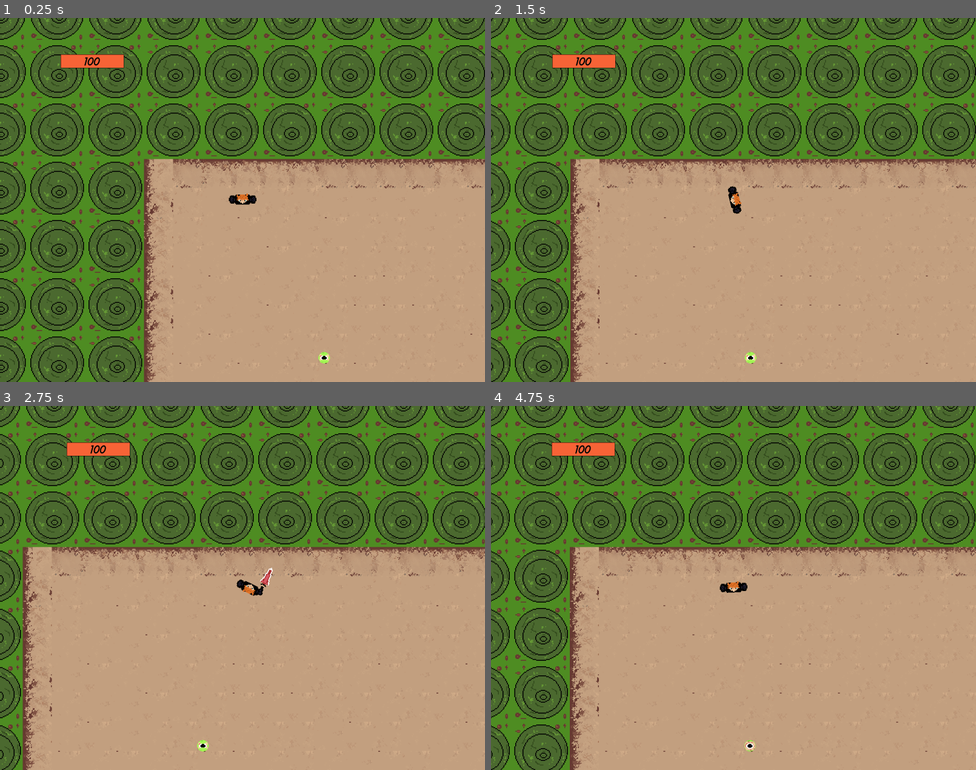
Above: before the commit, frames 1-4 (two rows, left to right).
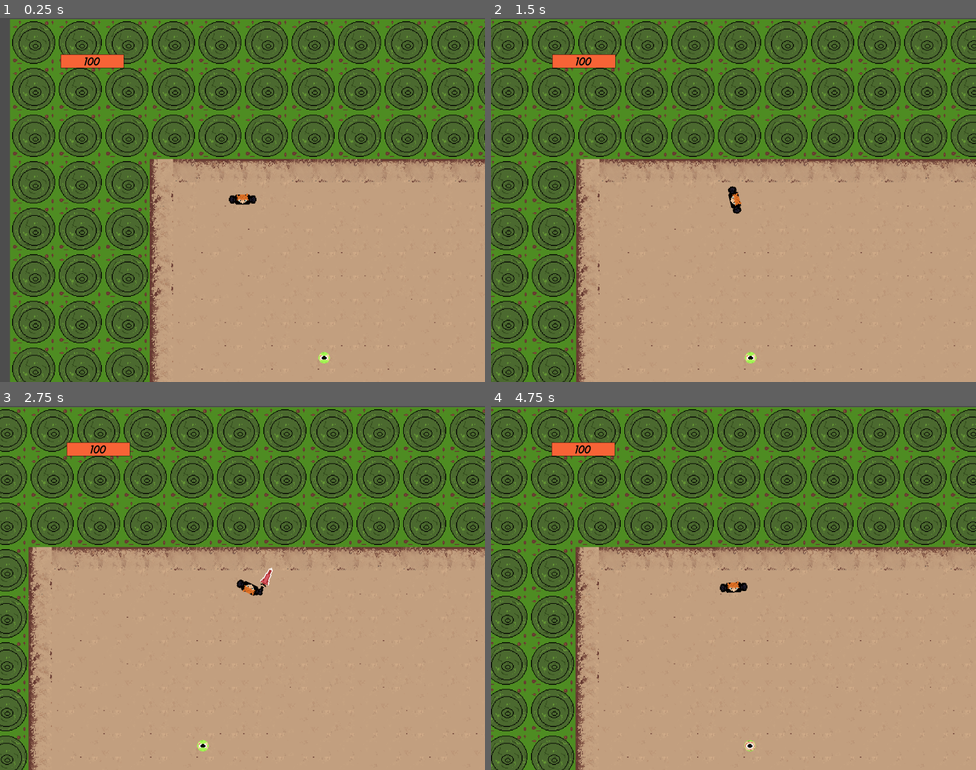
Above: after the commit, the same moments.

Repository: Hanover-CS/HC24-Max-Bowe-Senior-Project
Game: Godot game, scene res://Scenes/fight_scene.tscn
Two runs of this game, one before a commit and one after it. Both use one fixed random seed, a clock stepped at 60 frames per second and the inputs below. This scene is started directly instead of the project's main scene.
Inputs (mouse positions are in pixels of both pictures, inside the frame that each line leads up to):
- Up to frame 1 (0.25 s): no input
- Up to frame 2 (1.5 s): tap Enter at 0.5 s; move the mouse to (840, 181) at 0.52 s; hold D (right) 0.53-1.25 s; click (840, 181) at 0.6 s; drag from (636, 218) to (762, 203) at 1.27 s
- Up to frame 3 (2.75 s): move the mouse to (291, 507) at 2.02 s; hold D (right) from 2.03 s (still down); tap Alt at 2.1 s; click (291, 507) at 2.17 s
- Up to frame 4 (4.75 s): release D (right) at 2.75 s; drag from (709, 660) to (743, 588) at 2.77 s; move the mouse to (879, 642) at 3.52 s; hold A (left) 3.53-4.25 s; click (879, 642) at 3.6 s; drag from (588, 533) to (743, 744) at 4.27 s

The runs differ from the first frame. In frame 1, 38% of the frame differs, in the area x 0-100%, y 0-100%; in frame 2, 32%; in frame 3, 28%; in frame 4, 32%.

Commit message:
added a planet and space images to tile selection scene

Diff:
--- a/project/Characters/Player/player.gd
+++ b/project/Characters/Player/player.gd
@@ -48,6 +48,8 @@
 
 func player():
 	pass
+
+# holds the player in place and makes it invisible, also starts countdown to program close
 
 func player_death():
 	death_position = position
--- a/project/Scenes/BossScene.gd
+++ b/project/Scenes/BossScene.gd
@@ -37,6 +37,8 @@
 	global.playerHealth = 100
 	global.playerPosition = Vector2(0,0)
 
+# makes "you died" message visible
+
 func display_death_notice():
 	$DeathNotice.position = $Player.position
 	$DeathNotice.visible = true
--- a/project/Scenes/fight_scene.gd
+++ b/project/Scenes/fight_scene.gd
@@ -2,7 +2,7 @@
 
 class_name CustomSceneManagerFightScene
 
-var num_enemies: int = 2
+var num_enemies : int
 
 var enemies_present = true
 
@@ -11,6 +11,8 @@
 var eye_enemy = load('res://Characters/Enemy/enemy_eye.tscn')
 
 func _ready():
+	num_enemies = randi_range(2,5)
+	print(num_enemies)
 	spawn_enemies()
 
 func _process(delta):
@@ -21,7 +23,7 @@
 		health_bar_follow_player()
 		update_health()
 	else:
-		$PlayerHealthLabel.text = 0
+		$PlayerHealthLabel.text = "0"
 		display_death_notice()
 
 # spawns enemies in a random position in the 2D space
@@ -32,6 +34,8 @@
 		newEyeEnemy.z_index = 10
 		newEyeEnemy.position = Vector2(randi_range(20, 3000), randi_range(20, 3000))
 		add_child(newEyeEnemy)
+
+# makes the "you died" label visible
 
 func display_death_notice():
 	$DeathNotice.position = $Player.position
--- a/project/Scenes/fight_scene.tscn
+++ b/project/Scenes/fight_scene.tscn
@@ -148,7 +148,7 @@
 [node name="TileMap" type="TileMap" parent="."]
 z_index = 1
 texture_filter = 3
-scale = Vector2(5, 5)
+scale = Vector2(4, 4)
 tile_set = SubResource("TileSet_60kau")
 format = 2
 layer_0/tile_data = PackedInt32Array(1, 131074, 0, 10, 65538, 0, 14, 131074, 0, 7, 65538, 0, 21, 65538, 0, 2, 196610, 0 …(33862 unchanged characters)…
--- a/project/Scenes/tile_selector.tscn
+++ b/project/Scenes/tile_selector.tscn
@@ -1,6 +1,9 @@
-[gd_scene load_steps=2 format=3 uid="uid://fbb8ycn44164"]
+[gd_scene load_steps=5 format=3 uid="uid://fbb8ycn44164"]
 
 [ext_resource type="Script" path="res://Scenes/tiles.gd" id="1_4w7cp"]
+[ext_resource type="Texture2D" uid="uid://b3hktg367rn1r" path="res://graphics/base_planet.png" id="2_i83ju"]
+[ext_resource type="FontFile" uid="uid://dcn7dca8xdloc" path="res://fonts/AeroviasBrasilNF.ttf" id="2_qitqd"]
+[ext_resource type="Texture2D" uid="uid://cm7quh42srgtj" path="res://graphics/planet-background.png" id="3_d0od6"]
 
 [node name="TileSelector" type="Control" groups=["hideable"]]
 layout_mode = 3
@@ -22,7 +25,7 @@
 
 [node name="Tiles" type="GridContainer" parent="CenterContainer"]
 layout_mode = 2
-theme_override_constants/h_separation = 6
+theme_override_constants/h_separation = 10
 columns = 4
 script = ExtResource("1_4w7cp")
 
@@ -32,6 +35,27 @@
 offset_top = 1292.0
 offset_right = 334.0
 offset_bottom = 1453.0
+theme_override_fonts/font = ExtResource("2_qitqd")
+theme_override_font_sizes/font_size = 50
 text = "Exit"
 
+[node name="PlanetImage" type="TextureRect" parent="."]
+z_index = -3
+texture_filter = 3
+layout_mode = 2
+offset_left = 138.0
+offset_right = 1880.0
+offset_bottom = 1502.0
+mouse_filter = 2
+texture = ExtResource("2_i83ju")
+
+[node name="SpaceBackground" type="TextureRect" parent="."]
+z_index = -10
+texture_filter = 3
+layout_mode = 0
+offset_right = 2021.0
+offset_bottom = 1514.0
+mouse_filter = 2
+texture = ExtResource("3_d0od6")
+
 [connection signal="pressed" from="Button" to="CenterContainer/Tiles" method="_on_button_pressed"]
Binary file added: project/graphics/base_planet.aseprite
Binary file added: project/graphics/base_planet.png
Not shown, added: project/graphics/base_planet.png.import
Binary file changed: project/graphics/cursor.png
Binary file added: project/graphics/planet-background.aseprite
Binary file added: project/graphics/planet-background.png
Not shown, added: project/graphics/planet-background.png.import
